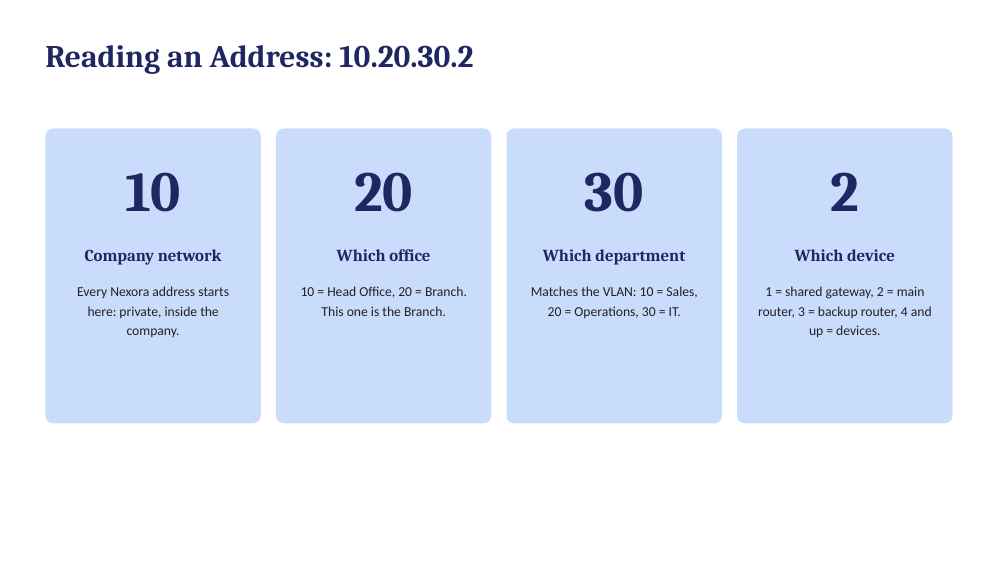
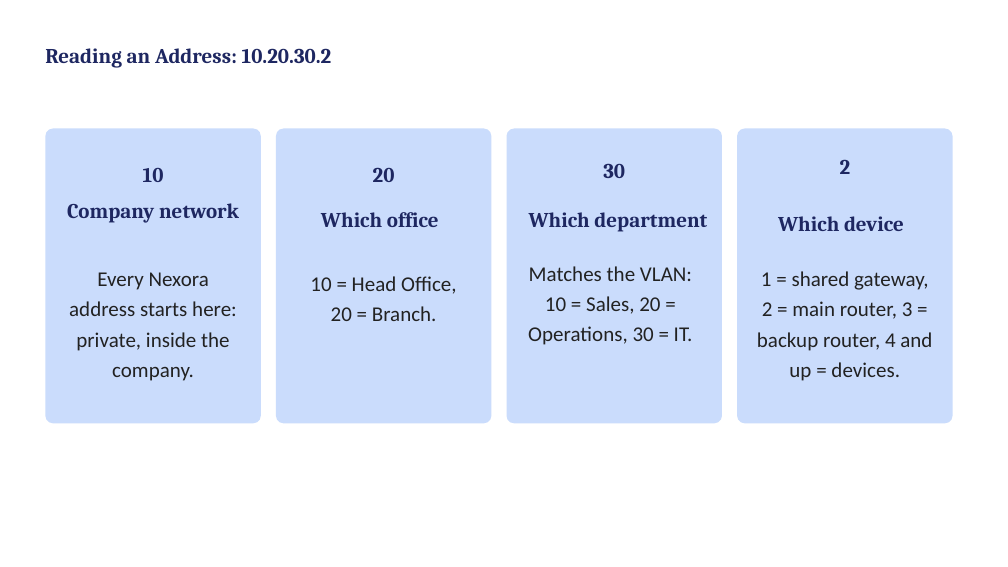
Before and after one commit to jeropannette/KIBET_ANNETTE_CCNA3PROJECT, a slide deck: slide 6 of KIBET_ANNETTE_CCNA3Project.pptx. Drawn at 1008x567 pixels with LibreOffice and Linux fonts; fonts in the diff are those of the drawing. Boxes give left, top, right and bottom in pixels: in the first picture for what was removed or moved away, otherwise in the second. Text is boxed around its words. In the diff, an @@ line names an element or a change of style, - is before the commit and + after.

```diff
--- a/KIBET_ANNETTE_CCNA3Project.pptx
+++ b/KIBET_ANNETTE_CCNA3Project.pptx
@@ text "Reading an Address: 10.20.30.2" at <box>45,48,332,68</box>: size 30 to 20 pt @@
@@ size 54 to 20 pt in 4 elements at <box>143,168,164,182</box>, <box>373,167,395,182</box>, <box>603,163,625,178</box>, <box>840,159,851,174</box> @@
@@ text "2": place and size @@
-text "2" at <box>830,172,859,211</box>
+text "2" at <box>840,159,851,174</box>
@@ size 16 to 20 pt in 4 elements at <box>778,216,904,231</box>, <box>321,212,439,227</box>, <box>529,212,707,232</box>, <box>67,203,239,223</box> @@
@@ text "Company network": place and size @@
-text "Company network" at <box>85,249,222,265</box>
+text "Company network" at <box>67,203,239,223</box>
@@ text "Which office": place and size @@
-text "Which office" at <box>337,249,430,261</box>
+text "Which office" at <box>321,212,439,227</box>
@@ text "Which department": place and size @@
-text "Which department" at <box>543,249,685,265</box>
+text "Which department" at <box>529,212,707,232</box>
@@ text "Which device": place and size @@
-text "Which device" at <box>795,249,895,261</box>
+text "Which device" at <box>778,216,904,231</box>
@@ text "Every Nexora address starts here: ...": place and size @@
-text "Every Nexora address starts here: ..." at <box>77,286,229,337</box>
+text "Every Nexora address starts here: ..." at <box>69,272,237,381</box>
@@ size 13 to 20 pt in 3 elements at <box>69,272,237,381</box>, <box>757,271,932,381</box>, <box>528,266,693,345</box> @@
@@ text "Matches the VLAN: 10 = ...": place and size @@
-text "Matches the VLAN: 10 = ..." at <box>531,286,697,318</box>
+text "Matches the VLAN: 10 = ..." at <box>528,266,693,345</box>
@@ text "1 = shared gateway, 2 ...": place and size @@
-text "1 = shared gateway, 2 ..." at <box>758,286,932,338</box>
+text "1 = shared gateway, 2 ..." at <box>757,271,932,381</box>
@@ text at <box>310,276,456,321</box>: text changed; size 13 to 20 pt @@
-10 = Head Office, 20 = Branch. This one is the Branch.
+10 = Head Office,
+20 = Branch.
```
Also in this commit, not shown: 11 other slides changed.
